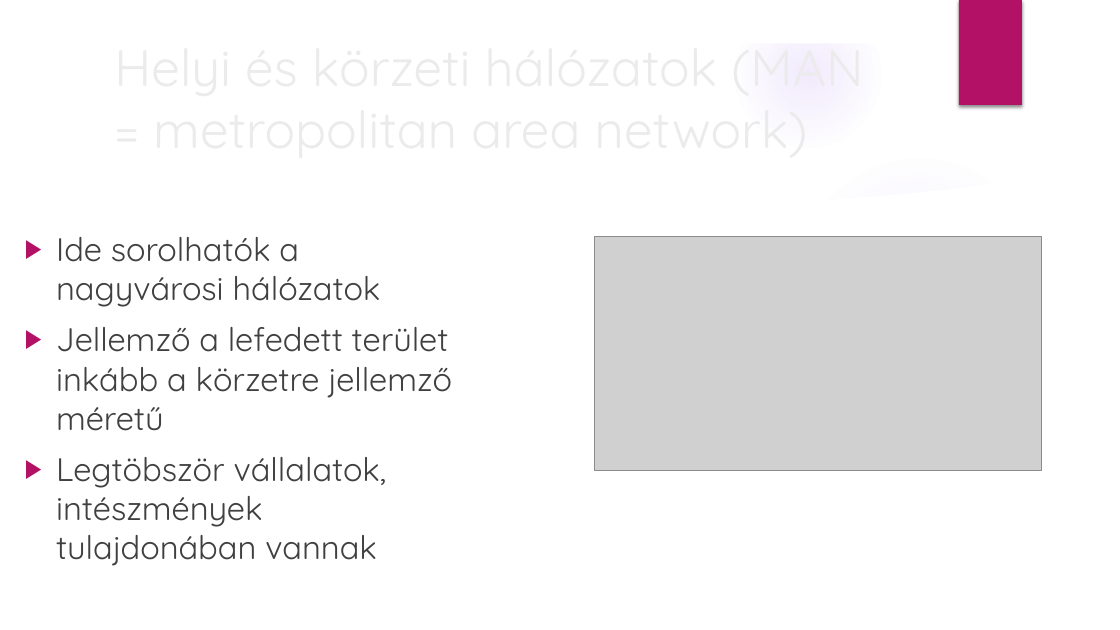
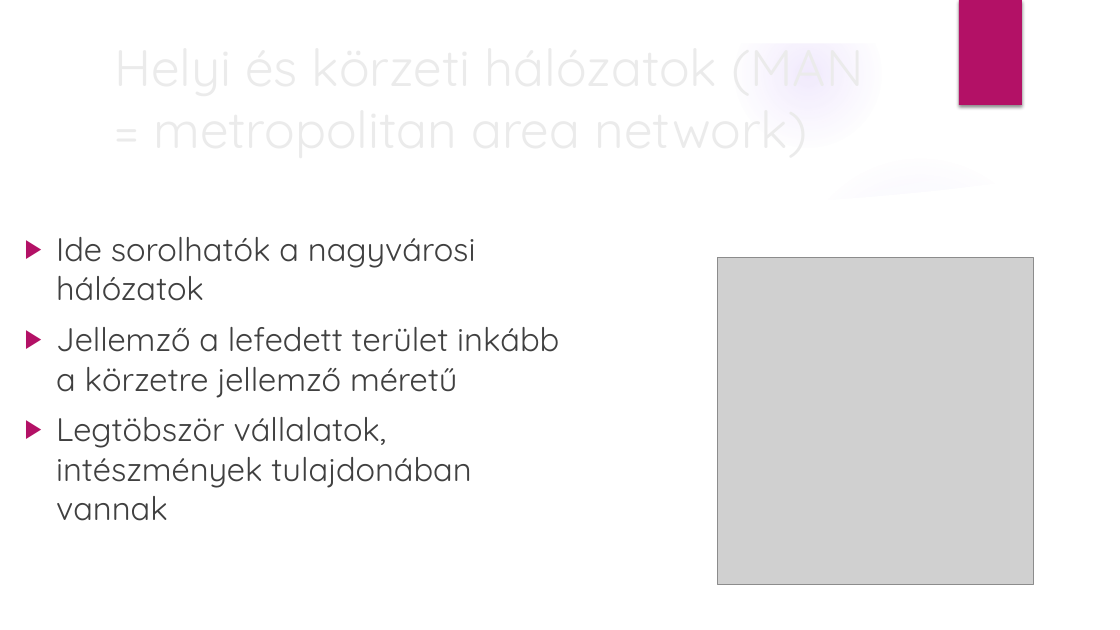
Before and after one commit to TeRdIkZaLan/Terdik-Zal-n-PPT, a slide deck: slide 7 of Hálózatok.pptx. Drawn at 1120x630 pixels with LibreOffice and Linux fonts; fonts in the diff are those of the drawing; grey boxes stand for pictures; background and template pictures are left out. Boxes give left, top, right and bottom in pixels: in the first picture for what was removed or moved away, otherwise in the second. Text is boxed around its words. In the diff, an @@ line names an element or a change of style, - is before the commit and + after.

```diff
--- a/Hálózatok.pptx
+++ b/Hálózatok.pptx
@@ text "Ide sorolhatók a nagyvárosi hálózatok" rewrapped from box(56, 237, 452, 566) to box(56, 237, 559, 521) @@
@@ picture removed at box(595, 237, 1042, 471) @@
@@ picture added at box(718, 258, 1033, 584) @@
```
Also in this commit, not shown: 5 other slides changed.
